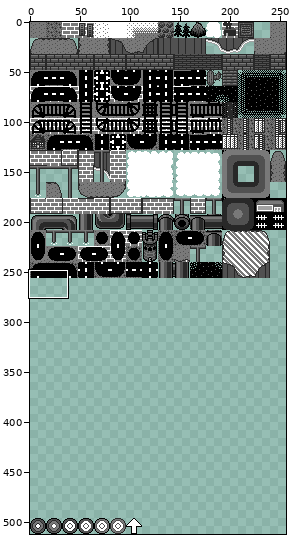
Edited in one commit: sprite sheet (bin/assets/img/tilesets/ow.png). The picture above shows the old version from afar; the outline marks the close-up.
Close-up. As it was:
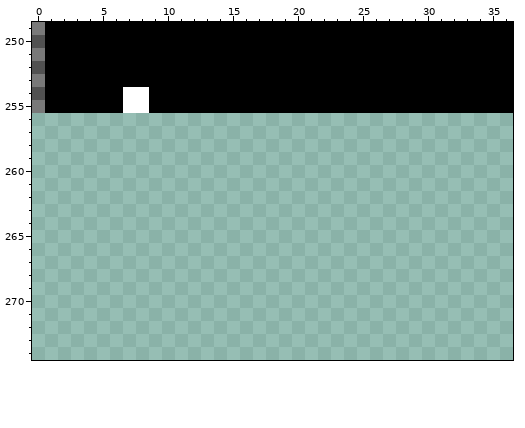
The file is 256x512 pixels. Shown: x 0..36, y 249..274.
And afterwards:
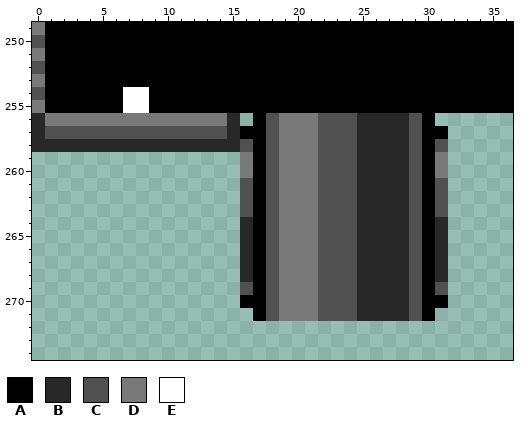
Palette (. is transparent): A #000000  B #282828  C #515151  D #797979  E #ffffff
What changed:
{"y":256,"x":0,"old":"................","new":"BDDDDDDDDDDDDDDB"}
{"y":256,"x":17,"old":"..............","new":"ACDDDCCCBBBBCA"}
{"y":257,"x":0,"old":"................................","new":"BCCCCCCCCCCCCCCBAACDDDCCCBBBBCAA"}
{"y":258,"x":0,"old":"................................","new":"BBBBBBBBBBBBBBBBCACDDDCCCBBBBCAC"}
{"y":259,"x":16,"old":"................","new":"DACDDDCCCBBBBCAD"}
{"y":260,"x":16,"old":"................","new":"DACDDDCCCBBBBCAD"}
{"y":261,"x":16,"old":"................","new":"CACDDDCCCBBBBCAC"}
{"y":262,"x":16,"old":"................","new":"CACDDDCCCBBBBCAC"}
{"y":263,"x":16,"old":"................","new":"CACDDDCCCBBBBCAC"}
{"y":264,"x":16,"old":"................","new":"BACDDDCCCBBBBCAB"}
{"y":265,"x":16,"old":"................","new":"BACDDDCCCBBBBCAB"}
{"y":266,"x":16,"old":"................","new":"BACDDDCCCBBBBCAB"}
{"y":267,"x":16,"old":"................","new":"BACDDDCCCBBBBCAB"}
{"y":268,"x":16,"old":"................","new":"BACDDDCCCBBBBCAB"}
{"y":269,"x":16,"old":"................","new":"CACDDDCCCBBBBCAC"}
{"y":270,"x":16,"old":"................","new":"AACDDDCCCBBBBCAA"}
{"y":271,"x":17,"old":"..............","new":"ACDDDCCCBBBBCA"}
